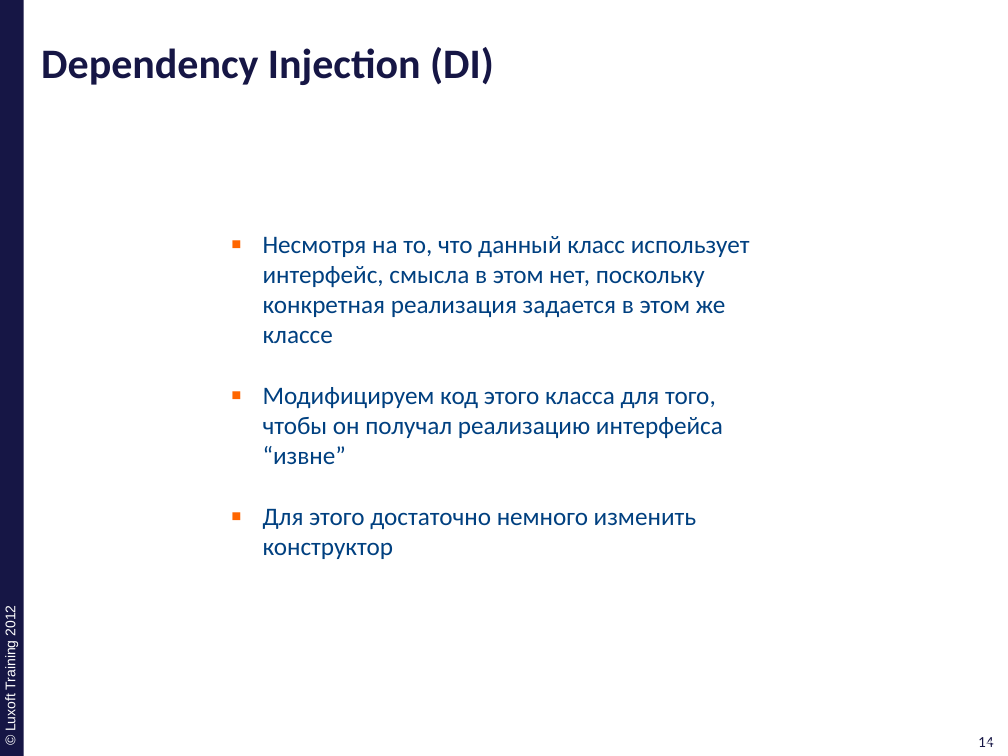
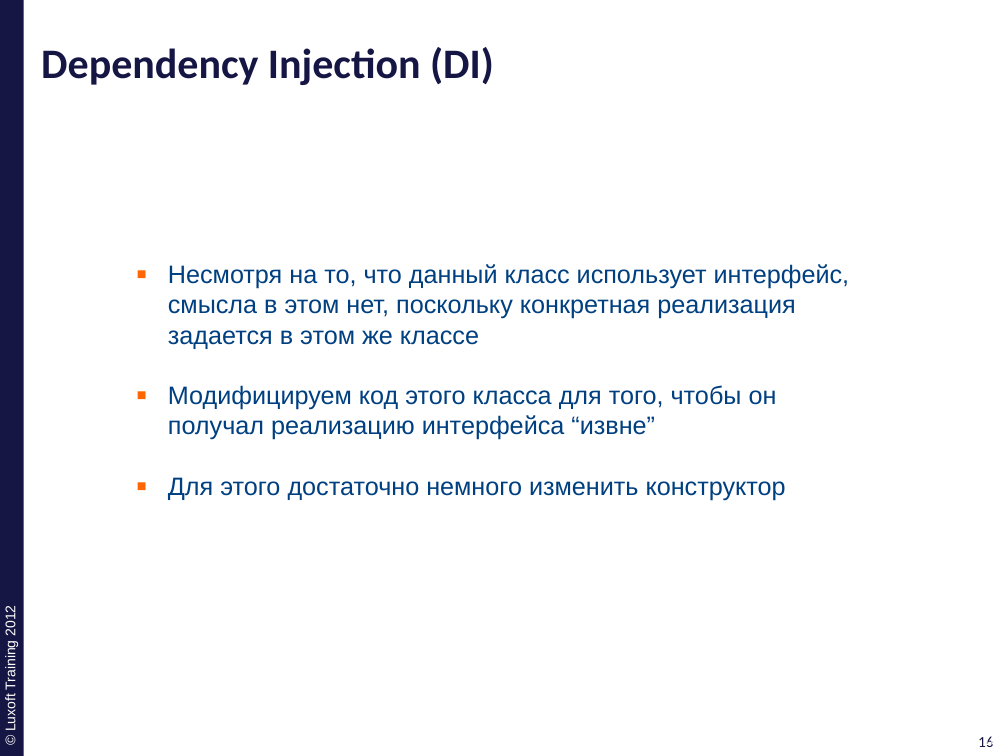
Before and after one commit to ivan-dyachenko/Trainings, a slide deck: slide 16 of Test Driven Development/materials/pptx/9. TDD-Legacy.pptx (slide 14 before the commit). Drawn at 1008x756 pixels with LibreOffice and Linux fonts; fonts in the diff are those of the drawing; background and template pictures are left out. Boxes give left, top, right and bottom in pixels: in the first picture for what was removed or moved away, otherwise in the second. Text is boxed around its words. In the diff, an @@ line names an element or a change of style, - is before the commit and + after.

```diff
--- a/Test Driven Development/materials/pptx/9. TDD-Legacy.pptx
+++ b/Test Driven Development/materials/pptx/9. TDD-Legacy.pptx
@@ text "Несмотря на то, что данный ...": place and size @@
-text "Несмотря на то, что данный ..." at (263, 236, 750, 559)
+text "Несмотря на то, что данный ..." at (168, 264, 850, 501)
@@ text "Несмотря на то, что данный ..." at (168, 264, 850, 501): font Calibri to Arial @@
@@ page number at (978, 736, 994, 747): text changed @@
-14
+16
@@ page number at (983, 736, 999, 747): text changed @@
-14
+16
```
Also in this commit, not shown: 13 other slides changed, 4 slides added, 1 slide removed, 1 other file.
